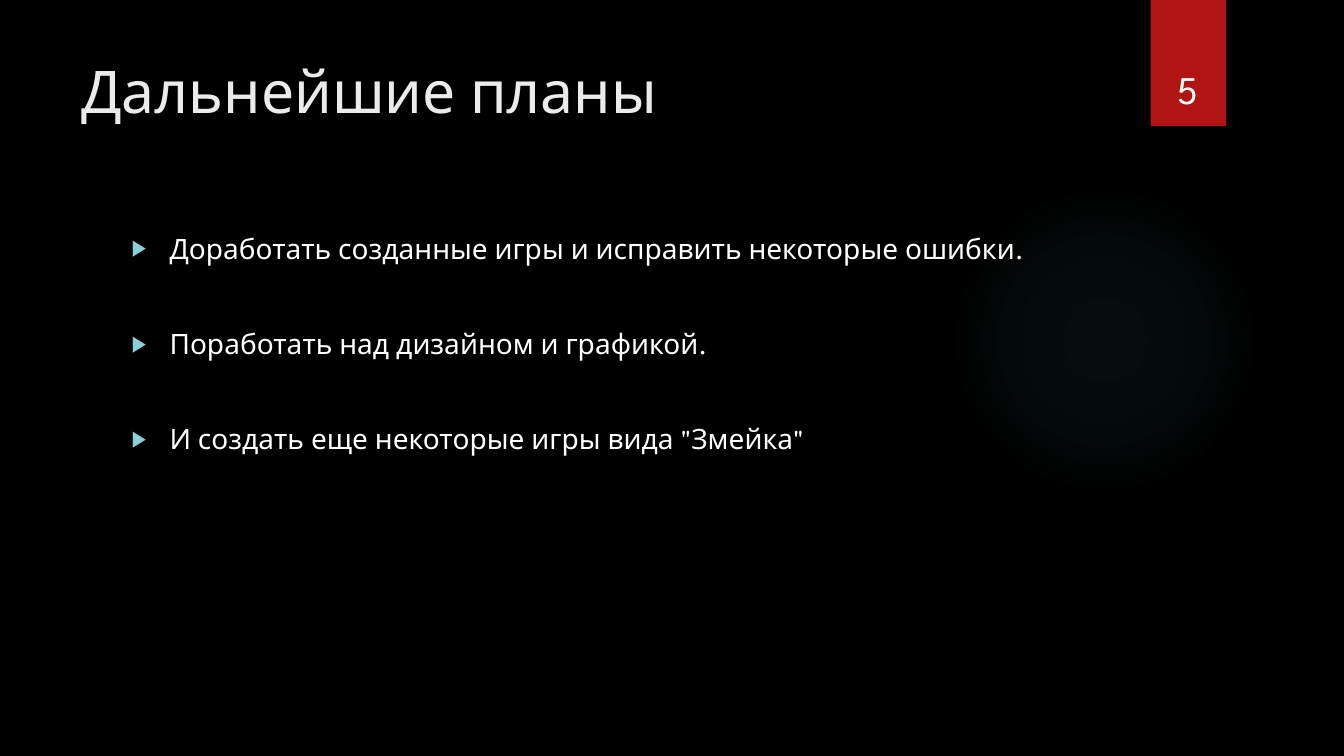
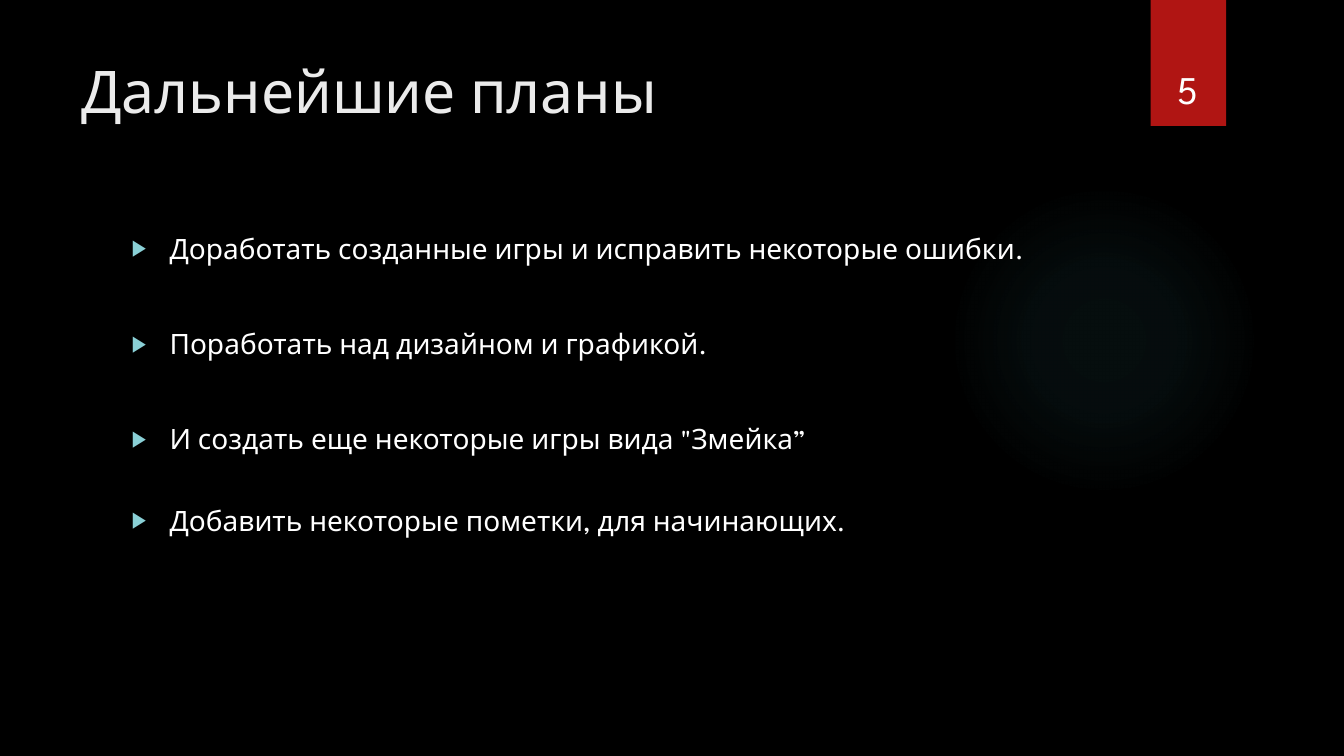
Before and after one commit to ArtemHollow/JustAnotherSchoolProject, a slide deck: slide 5 of Презентация 8.pptx. Drawn at 1344x756 pixels with LibreOffice and Linux fonts; fonts in the diff are those of the drawing; background and template pictures are left out. Boxes give left, top, right and bottom in pixels: in the first picture for what was removed or moved away, otherwise in the second. Text is boxed around its words. In the diff, an @@ line names an element or a change of style, - is before the commit and + after.

```diff
--- a/Презентация 8.pptx
+++ b/Презентация 8.pptx
@@ text at bbox=[170, 427, 846, 538]: text changed @@
-▶ И создать еще некоторые игры вида "Змейка"
+▶ И создать еще некоторые игры вида "Змейка”
+▶ Добавить некоторые пометки, для начинающих.
```
Also in this commit, not shown: 3 other slides changed, 2 slides added, 1 slide removed.
